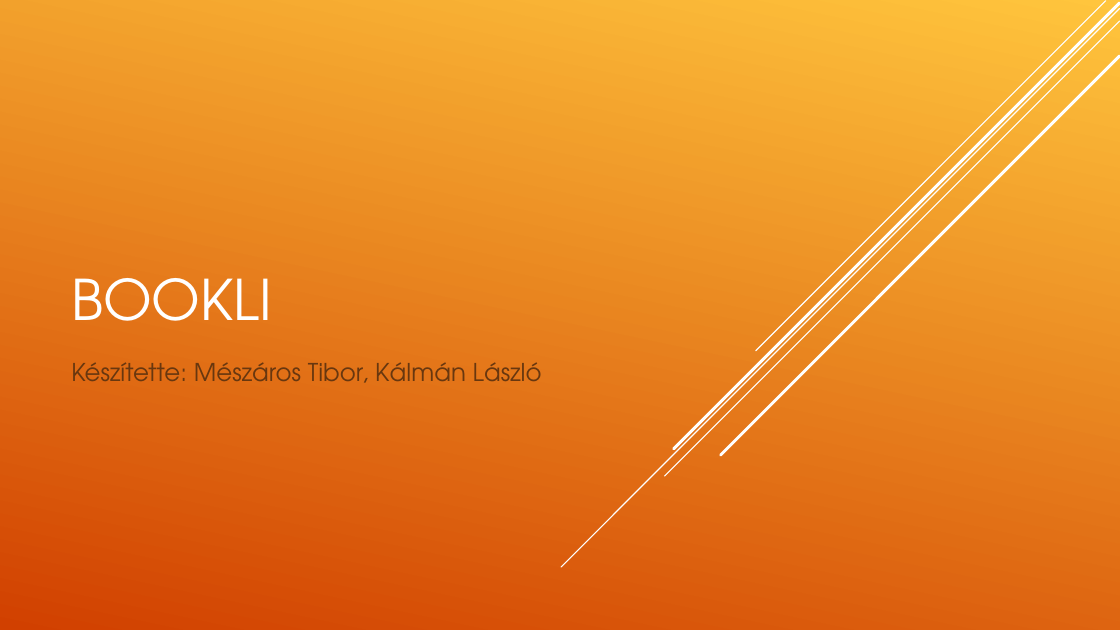
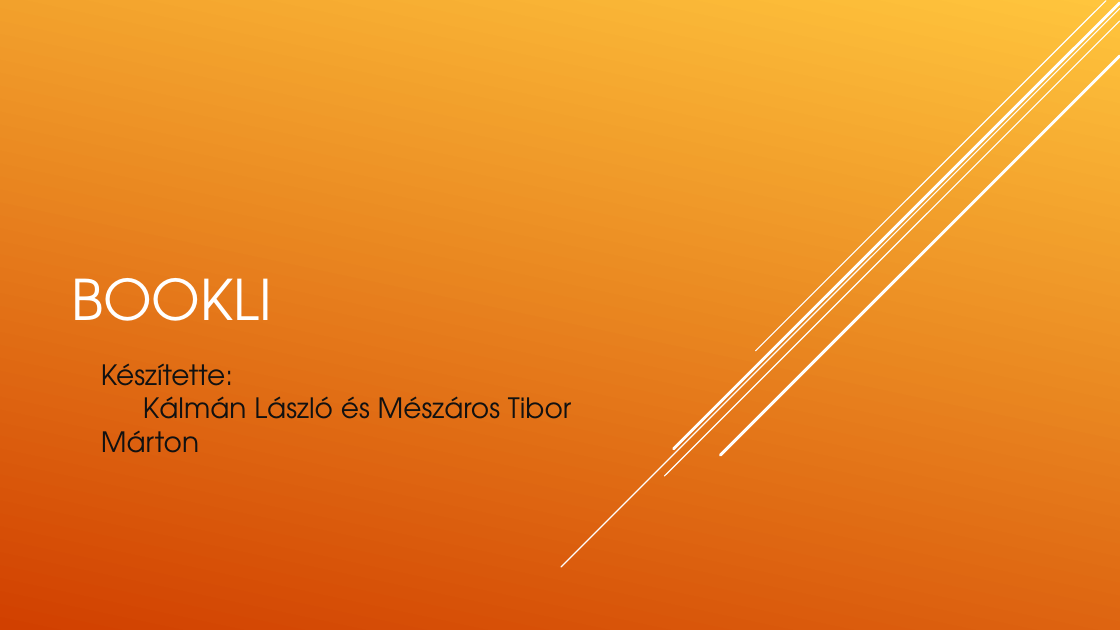
Before and after one commit to kalmanlaszlo06/vizsgaremek, a slide deck: slide 1 of vizsgaremek/Bookli.ppt. Drawn at 1120x630 pixels with LibreOffice and Linux fonts; fonts in the diff are those of the drawing. Boxes give left, top, right and bottom in pixels: in the first picture for what was removed or moved away, otherwise in the second. Text is boxed around its words. In the diff, an @@ line names an element or a change of style, - is before the commit and + after.

```diff
--- a/vizsgaremek/Bookli.ppt
+++ b/vizsgaremek/Bookli.ppt
@@ text at <box>101,363,571,453</box>: text changed; size 21 to 24 pt; text colour #68370F to #111111 @@
-Készítette: Mészáros Tibor, Kálmán László
+Készítette:
+Kálmán László és Mészáros Tibor Márton
```
Also in this commit, not shown: 2 other slides changed, 4 slides added, 4 slides removed.
